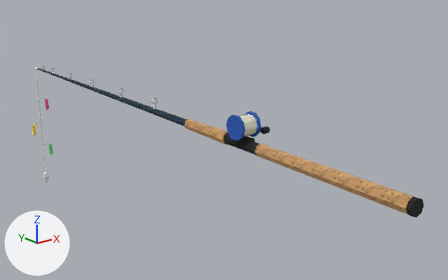
One commit to the glTF model crew/gear/jig.glb: the scene before it, then after it.
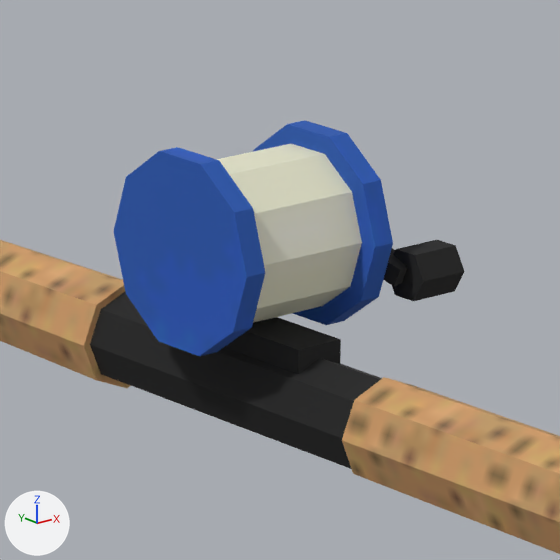
The first picture shows the older version from a 50 mm lens placed at (-0.777, -0.898, 0.382), pointed at (0.144, 0.253, -0.079). The close-ups show the older and then the newer version on the part from 47% to 63% of the width and 34% to 59% of the height of that picture. Only the edits that show in the close-ups are written down. The lights are fixed; the arrows at lower left show +X, +Y and +Z. Vertices at exactly the same position are counted once.

In view in the first close-up: 'butt'.
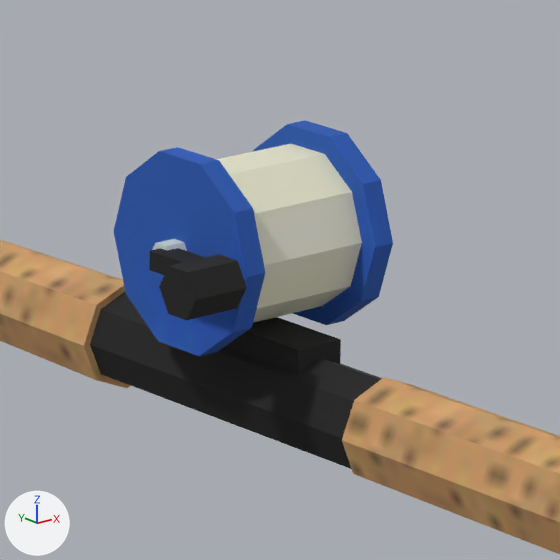
Boxes (x1, y1, x2, y2) around the edits, measured in the close-ups (560 x 560 px):
'crank', added: after (149, 239, 247, 320)
    faces in mat_black (picture img_gear_black): (149, 248, 247, 320)
    faces in mat_hook (picture img_gear_hook): (152, 239, 187, 251)
part 1 of me_butt, deleted: before (392, 240, 465, 301)
part 2 of me_butt, deleted: before (383, 248, 407, 286)

Edits to the bpy script that builds the scene:
```text
Change me_butt:
    used by ob_butt; location = (0.0, 0.0, 0.0)
    remove me_butt.from_pydata(...)  # 148 vertices, 264 faces; spans x -0.024..0.044, y -0.4..0.2, z -0.016..0.063
    add me_butt.from_pydata(...)  # 128 vertices, 232 faces; spans x -0.024..0.024, y -0.4..0.2, z -0.016..0.063
    me_butt part 1: the loose piece of 12 vertices spanning x 0.03..0.044, y -0.021..-0.007, z 0.022..0.034 is deleted
    me_butt part 2: the loose piece of 8 vertices spanning x 0.02..0.034, y -0.016..0.012, z 0.026..0.04 is deleted
Add me_crank:
    me_crank.from_pydata(...)  # a 6-sided cylinder along x spanning x -0.006..0.0, y -0.004..0.004, z -0.0035..0.0035, material slot 0; a box spanning x -0.0095..-0.0025, y -0.026..0.0, z -0.0025..0.0025, material slot 1; a 6-sided cylinder along x spanning x -0.022..-0.006, y -0.033..-0.019, z -0.0061..0.0061, material slot 1
    me_crank.materials.append(mat_hook)  # picture img_gear_hook
    me_crank.materials.append(mat_black)  # picture img_gear_black
Add ob_crank:
    ob_crank = bpy.data.objects.new('crank', me_crank)
    ob_crank.location = (-0.024, 0.01, 0.038)
```
